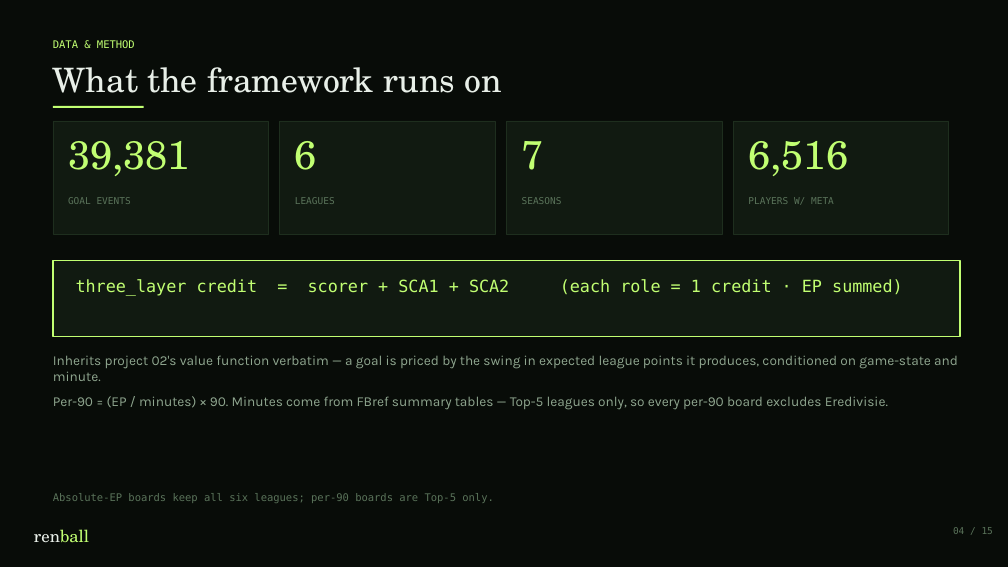
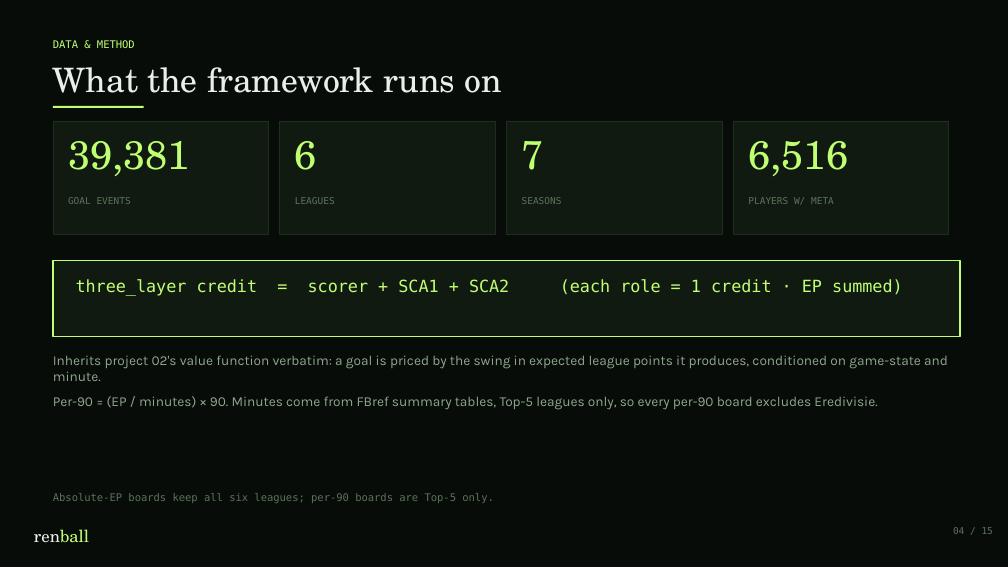
Before and after one commit to koeymenc/renball, a slide deck: slide 4 of projects/03-true-contributors/slides.pptx. Drawn at 1008x567 pixels with LibreOffice and Linux fonts; fonts in the diff are those of the drawing. Boxes give left, top, right and bottom in pixels: in the first picture for what was removed or moved away, otherwise in the second. Text is boxed around its words. In the diff, an @@ line names an element or a change of style, - is before the commit and + after.

```diff
--- a/projects/03-true-contributors/slides.pptx
+++ b/projects/03-true-contributors/slides.pptx
@@ text at <box>53,355,948,381</box>: text changed @@
-Inherits project 02's value function verbatim — a goal is priced by the swing in expected league points it produces, conditioned on game-state and minute.
+Inherits project 02's value function verbatim: a goal is priced by the swing in expected league points it produces, conditioned on game-state and minute.
@@ text at <box>53,396,877,410</box>: text changed @@
-Per-90 = (EP / minutes) × 90. Minutes come from FBref summary tables — Top-5 leagues only, so every per-90 board excludes Eredivisie.
+Per-90 = (EP / minutes) × 90. Minutes come from FBref summary tables, Top-5 leagues only, so every per-90 board excludes Eredivisie.
```
Also in this commit, not shown: 11 other slides changed, 17 other files.
